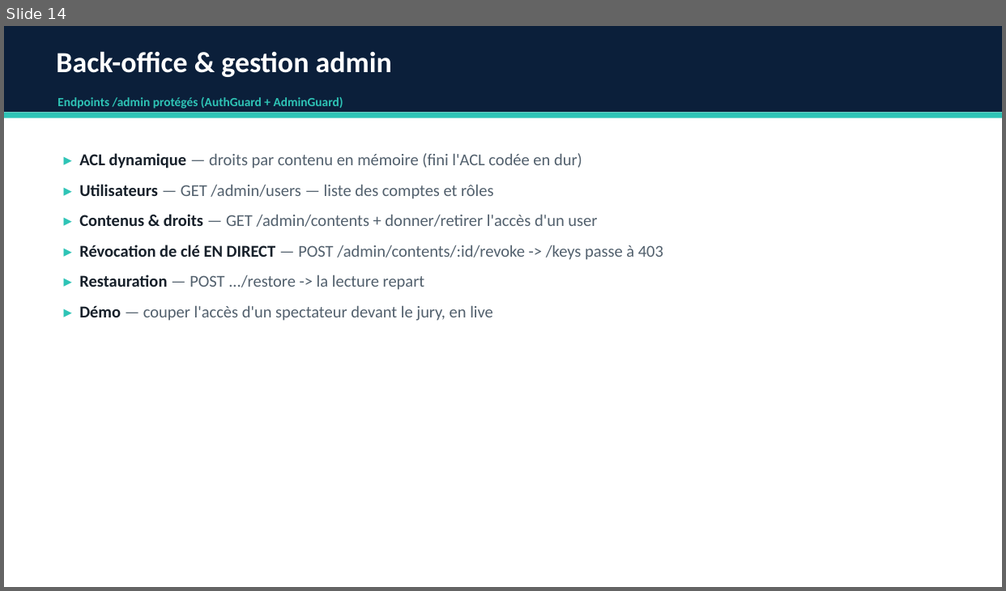
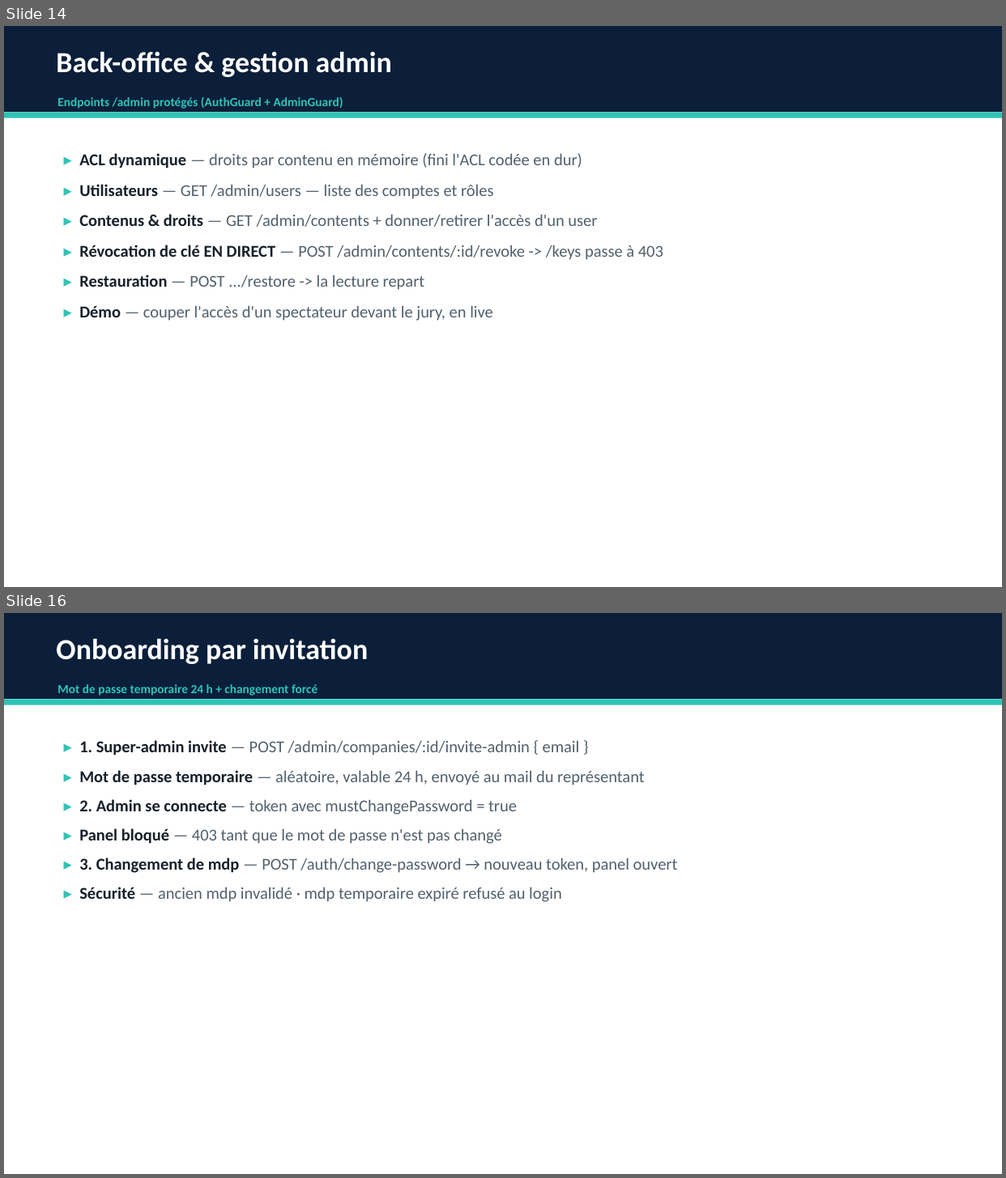
Before and after one commit to EragonRD/hackathon-groupe7, a slide deck: P2-Backend-Soutenance.pptx. Shown one above the other, each under a label of ours: slide 14 before the commit, slides 14 and 16 after it; the slides between them are not shown. The pictures are 1006x591 and 1006x1178 pixels, drawn with LibreOffice and Linux fonts; fonts in the diff are those of the drawing. Boxes give left, top, right and bottom in pixels: in the first picture for what was removed or moved away, otherwise in the second. Text is boxed around its words. In the diff, an @@ line names an element or a change of style, - is before the commit and + after.

```diff
--- a/P2-Backend-Soutenance.pptx
+++ b/P2-Backend-Soutenance.pptx
@@ slide 16 added at bbox=[4, 613, 1002, 1174], background #FFFFFF @@
@@ rectangle added at bbox=[4, 613, 1002, 699], fill #0B1F3A @@
@@ text added at bbox=[56, 638, 368, 664], 28 pt, text #FFFFFF, bold @@
+Onboarding par invitation
@@ text added at bbox=[57, 684, 317, 696], 12 pt, text #2EC4B6, bold @@
+Mot de passe temporaire 24 h + changement forcé
@@ rectangle added at bbox=[4, 699, 1002, 705], fill #2EC4B6 @@
@@ text added at bbox=[79, 740, 678, 902], 16 pt, text #52606D @@
+▸ 1. Super-admin invite — POST /admin/companies/:id/invite-admin { email }
+▸ Mot de passe temporaire — aléatoire, valable 24 h, envoyé au mail du représentant
+▸ 2. Admin se connecte — token avec mustChangePassword = true
+▸ Panel bloqué — 403 tant que le mot de passe n'est pas changé
+▸ 3. Changement de mdp — POST /auth/change-password → nouveau token, panel ouvert
+▸ Sécurité — ancien mdp invalidé · mdp temporaire expiré refusé au login
```
Also in this commit, not shown: 2 slides changed, 1 other slide added.
